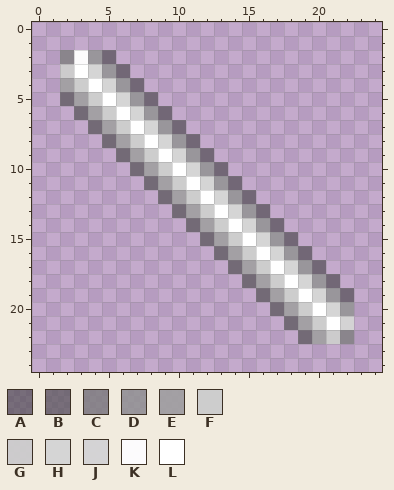
File history of a pixel-art sprite, public/images/mirror.png. That is the earlier state.
The file is 25x25 pixels.
Palette (. is transparent): A #44444499  B #4e4e4ea5  C #7c7c7ccc  D #929292d9  E #9f9f9fe0  F #cdcdcd  G #cdcdcdf2  H #d5d5d5  J #d5d5d5f4  K #fffffff4  L #ffffff
Pixels before, first column x 2:
 2 CKDA.................
 3 GLHDA................
 4 EFLHDA...............
 5 BEFLHDA..............
 6 .BEFLHDA.............
 7 ..BEFLHDA............
 8 ...BEFLHDA...........
 9 ....BEFLHDA..........
10 .....BEFLHDA.........
11 ......BEFLHDA........
12 .......BEFLHDA.......
13 ........BEFLHDA......
14 .........BEFLHDA.....
15 ..........BEFLHDA....
16 ...........BEFLHDA...
17 ............BEFLHDA..
18 .............BEFLHDA.
19 ..............BEFLHDA
20 ...............BEFLHD
21 ................BEFLJ
22 .................BEGC
The same view after the edit:
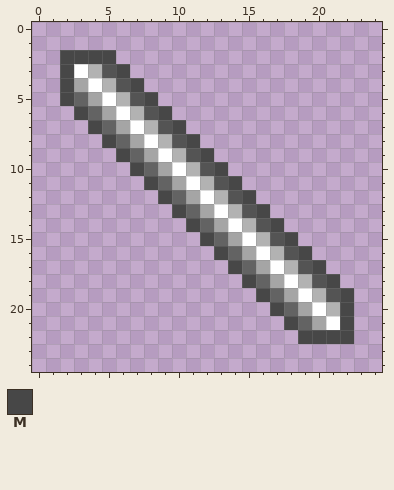
Colours new in this view: M #474747
Change:
Colour D changes from #929292d9 to #545454.
Colour E changes from #9f9f9fe0 to #636363.
Colour F changes from #cdcdcd to #a5a5a5.
Colour H changes from #d5d5d5 to #b2b2b2.
Colour A becomes colour M in row 2 at x 5; in row 3 at x 6; in row 4 at x 7; in row 5 at x 8; in row 6 at x 9; in row 7 at x 10.
Colour A becomes colour M in row 8 at x 11; in row 9 at x 12; in row 10 at x 13; in row 11 at x 14; in row 12 at x 15; in row 13 at x 16.
Colour A becomes colour M in row 14 at x 17; in row 15 at x 18; in row 16 at x 19; in row 17 at x 20; in row 18 at x 21; in row 19 at x 22.
Colour B becomes colour M in row 5 at x 2; in row 6 at x 3; in row 7 at x 4; in row 8 at x 5; in row 9 at x 6; in row 10 at x 7.
Colour B becomes colour M in row 11 at x 8; in row 12 at x 9; in row 13 at x 10; in row 14 at x 11; in row 15 at x 12; in row 16 at x 13.
Colour B becomes colour M in row 17 at x 14; in row 18 at x 15; in row 19 at x 16; in row 20 at x 17; in row 21 at x 18; in row 22 at x 19.
Colour C becomes colour M in row 2 at x 2; in row 22 at x 22.
Colour D becomes colour M in row 2 at x 4; in row 20 at x 22.
Colour E becomes colour M in row 4 at x 2; in row 22 at x 20.
Colour G becomes colour M in row 3 at x 2; in row 22 at x 21.
Colour J becomes colour M in row 21 at x 22.
Colour K becomes colour M in row 2 at x 3.
Boxes around the changes in both pictures, in picture pixels (x1, y1, x2, y2):
changed: (60, 50, 354, 344)
